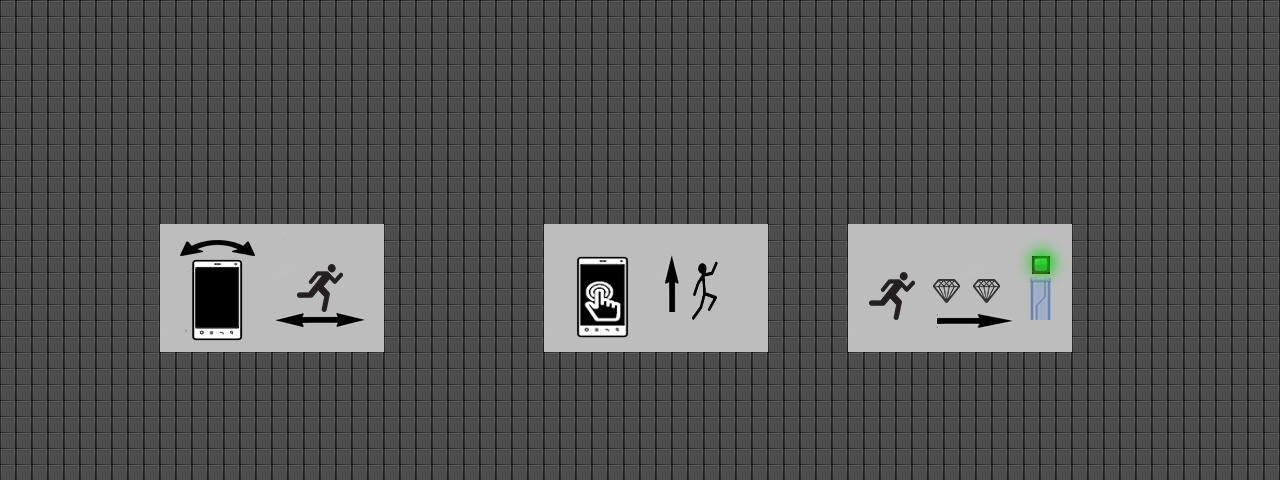
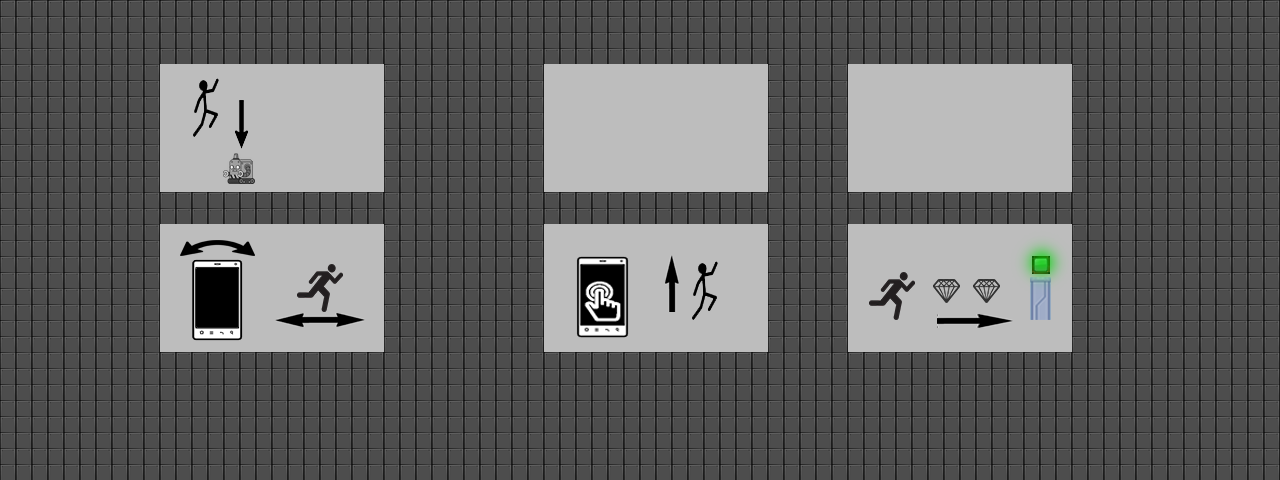
Revision of a layered w=1280, h=480 image; what changed, layer by layer:
added group "kill" with 3 layers above "exit" over [192, 78, 255, 184]
added layer "arrow3" in group "kill" over [235, 100, 248, 149]
added layer "bot" in group "kill" over [223, 153, 255, 184]
added layer "stickman" (1st of 3, in "kill") in group "kill" over [192, 78, 219, 137]
added group "tilt" with 5 layers above "Layer 0" over [184, 238, 305, 332]
renamed "Layer 2" to "bg", moved it into group "tilt" over [184, 238, 305, 332]
painted on "Layer 0" over [160, 64, 1072, 192]
renamed "Layer 7" to "Layer 10", painted on it over [160, 64, 1072, 336]
